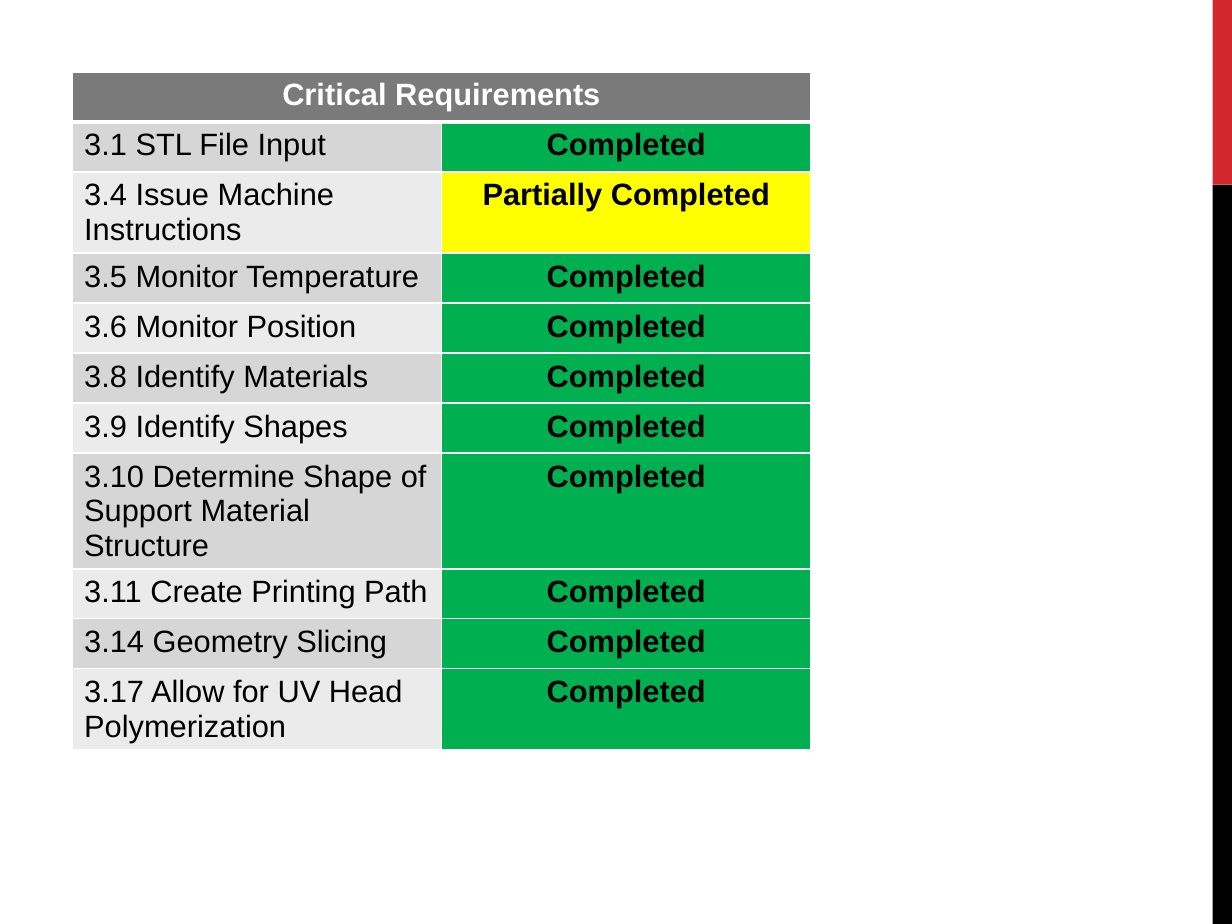
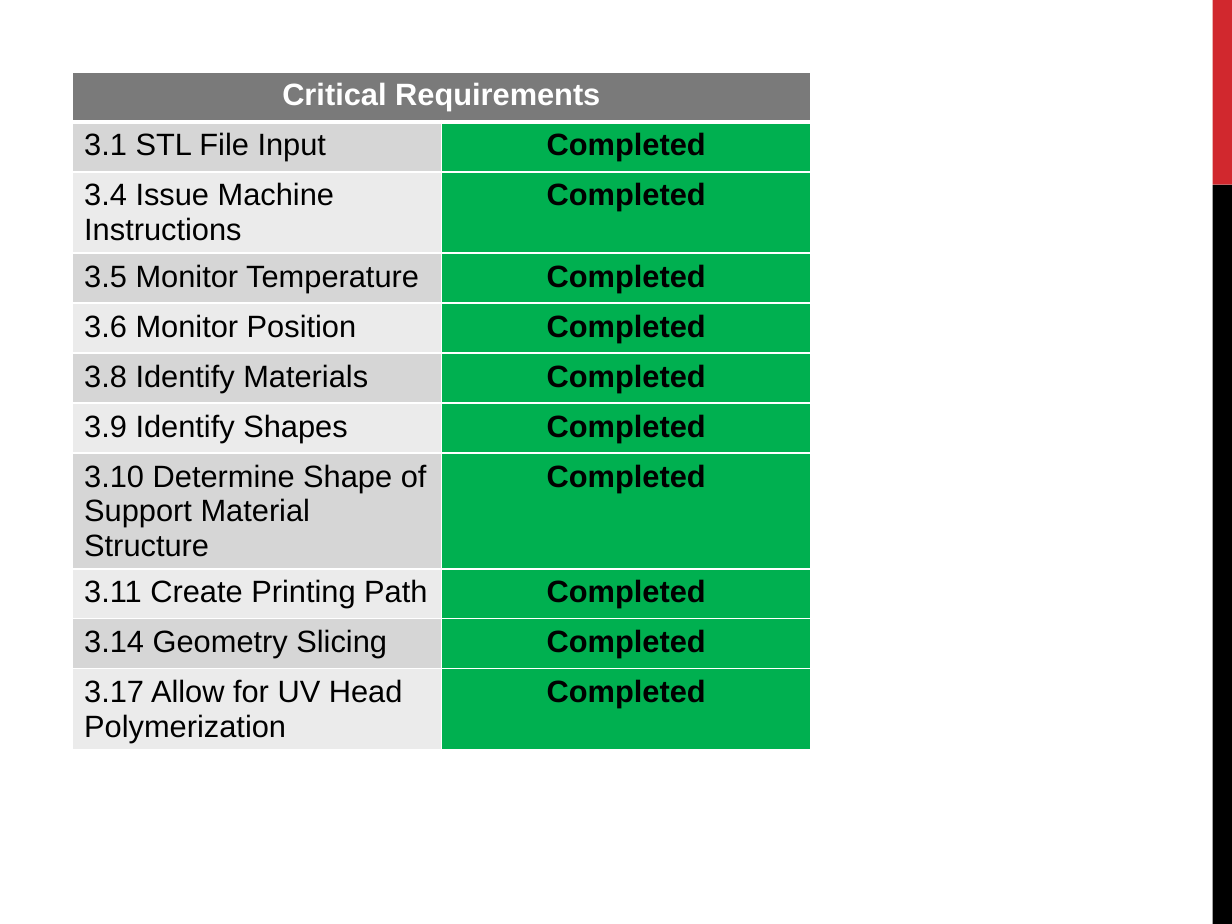
Before and after one commit to qpHalcy0n/SRDesign, a slide deck: slide 3 of Presentation Display/Trifold.pptx. Drawn at 1232x924 pixels with LibreOffice and Linux fonts; fonts in the diff are those of the drawing. Boxes give left, top, right and bottom in pixels: in the first picture for what was removed or moved away, otherwise in the second. Text is boxed around its words. In the diff, an @@ line names an element or a change of style, - is before the commit and + after.

```diff
--- a/Presentation Display/Trifold.pptx
+++ b/Presentation Display/Trifold.pptx
@@ table at <box>71,71,811,766</box> @@
-row 3, column 2: Partially Completed
+row 3, column 2: Completed
@@ fill #FFFF00 to #00B050 in row 3, column 2 @@
```
Also in this commit, not shown: 2 other slides changed, 2 other files.
